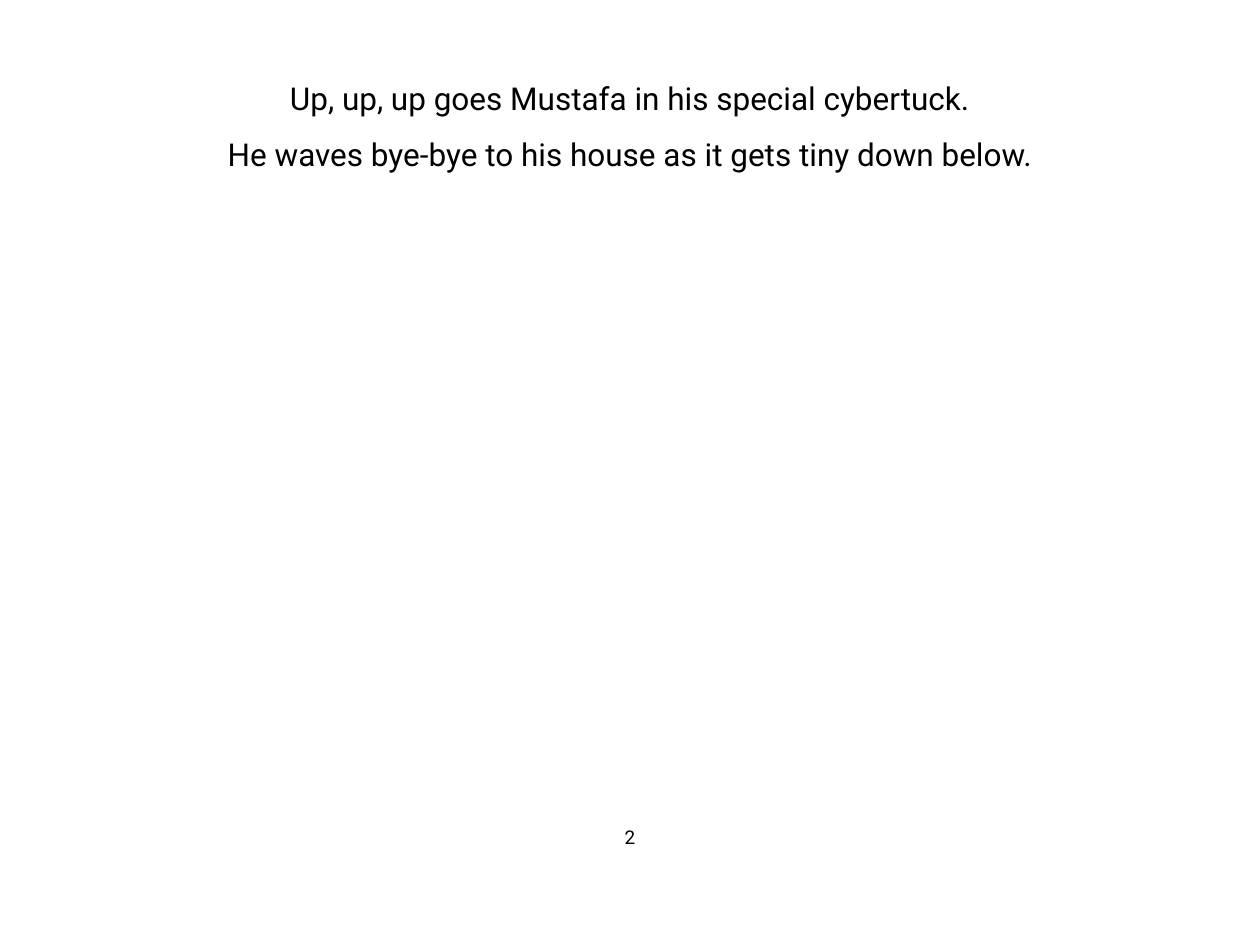
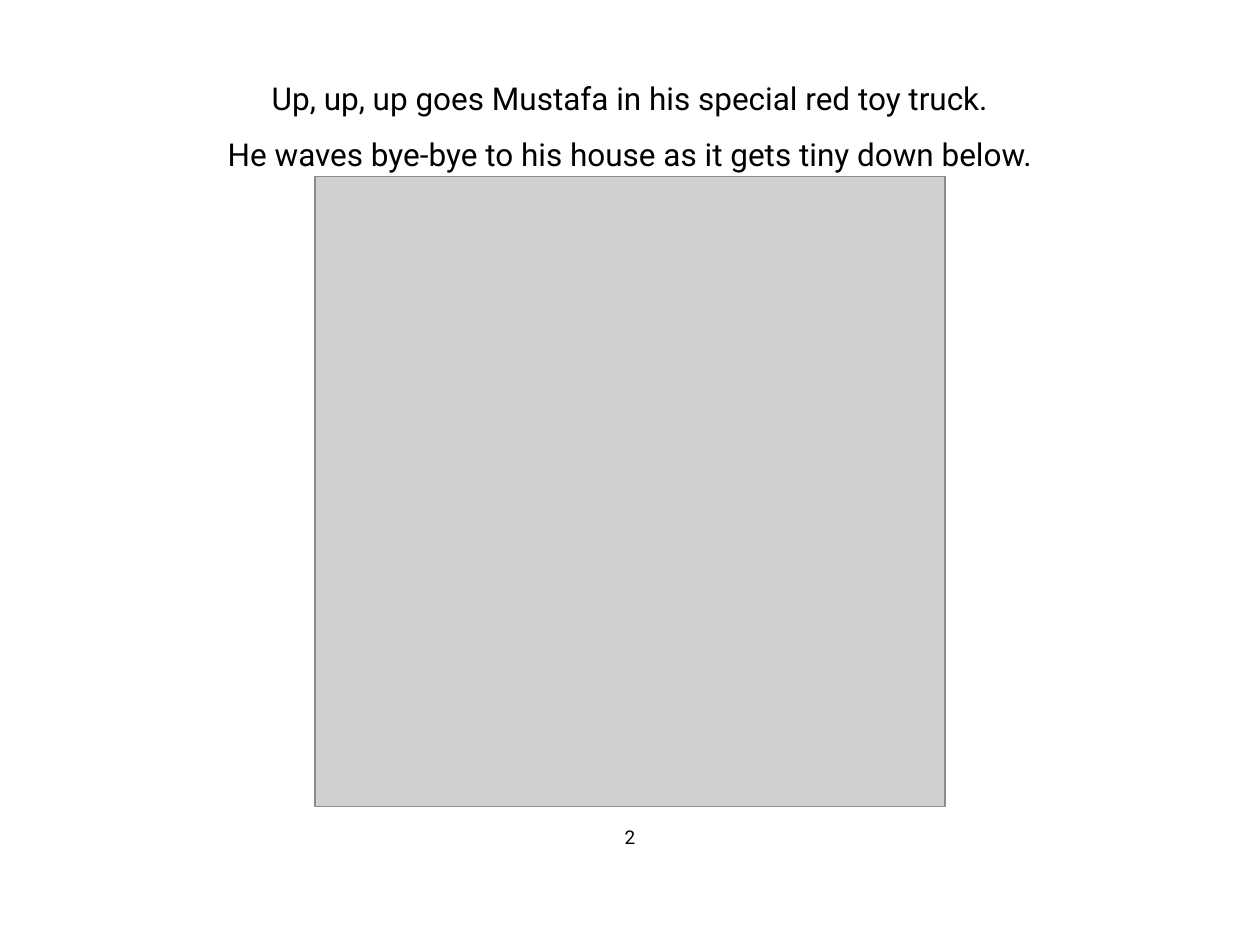
Before and after one commit to abidlabs/drawbook, a slide deck: slide 3 of test.pptx. Drawn at 1260x945 pixels with LibreOffice and Linux fonts; fonts in the diff are those of the drawing; grey boxes stand for pictures. Boxes give left, top, right and bottom in pixels: in the first picture for what was removed or moved away, otherwise in the second. Text is boxed around its words. In the diff, an @@ line names an element or a change of style, - is before the commit and + after.

```diff
--- a/test.pptx
+++ b/test.pptx
@@ title at [272,86,987,117]: text changed @@
-Up, up, up goes Mustafa in his special cybertuck.
+Up, up, up goes Mustafa in his special red toy truck.
@@ picture added at [315,176,945,806] @@
```
Also in this commit, not shown: 3 other slides changed, 3 other files.
